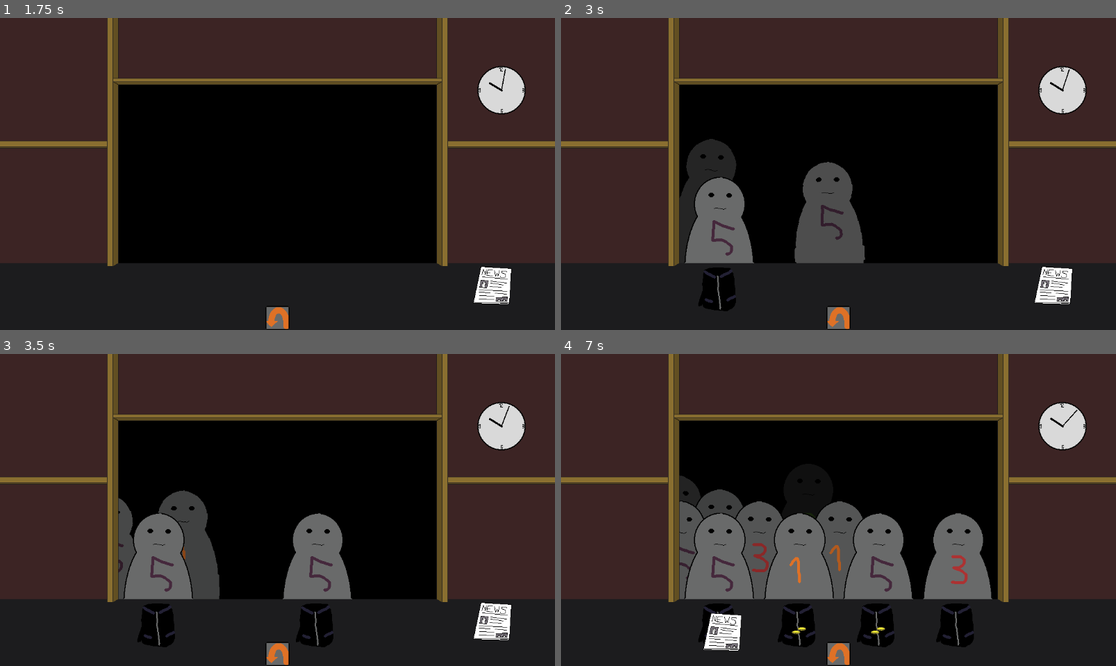
Above: before the commit, frames 1-4 (two rows, left to right).
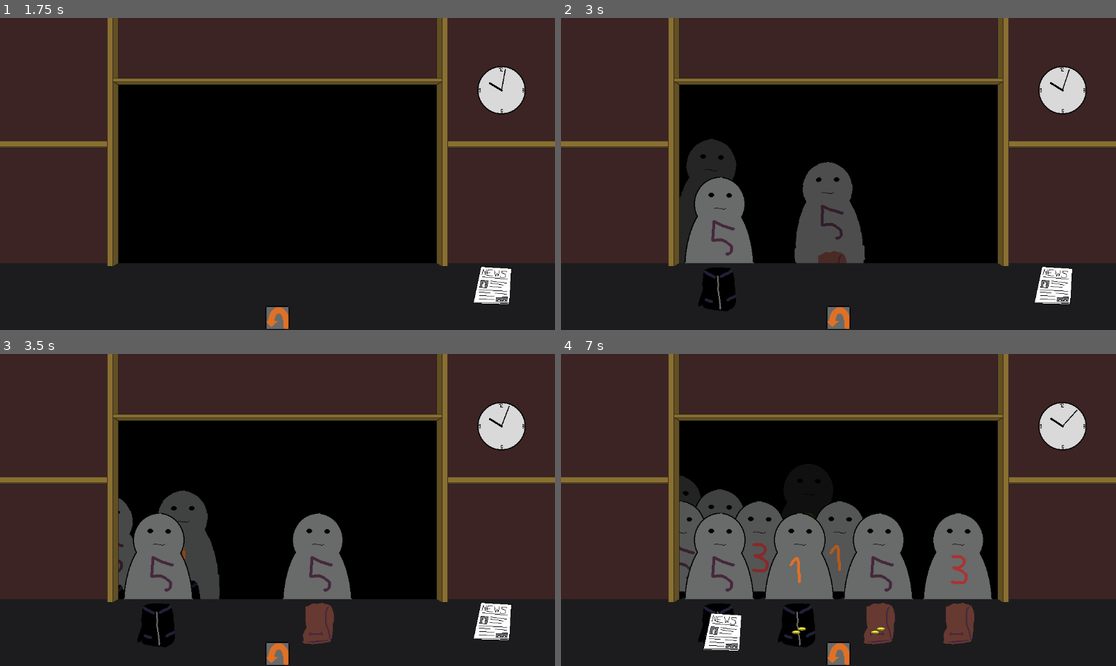
Above: after the commit, the same moments.

Repository: Reicher/cloakroom
Game: Godot game, scene res://scenes/game.tscn
Two runs of this game, one before a commit and one after it. Both use one fixed random seed, a clock stepped at 60 frames per second and the inputs below.
Inputs (mouse positions are in pixels of both pictures, inside the frame that each line leads up to):
- Up to frame 1 (1.75 s): click (277, 317) at 0.5 s; click (277, 317) at 1.25 s
- Up to frame 2 (3 s): click (838, 317) at 2 s; tap Enter at 2.75 s; move the mouse to (683, 108) at 2.77 s; click (683, 108) at 2.92 s
- Up to frame 3 (3.5 s): no input
- Up to frame 4 (7 s): move the mouse to (1049, 619) at 3.52 s; click (1049, 619) at 3.67 s; move the mouse to (721, 622) at 4.27 s; click (721, 622) at 4.42 s; move the mouse to (877, 622) at 5.02 s; click (877, 622) at 5.17 s; move the mouse to (799, 622) at 5.77 s; click (799, 622) at 5.92 s; move the mouse to (721, 628) at 6.52 s; click (721, 628) at 6.67 s

Frame 1 is identical in both runs. In frame 2, 0.2% of the frame differs, in the area x 46-52%, y 74-79%; in frame 3, 0.9%; in frame 4, 1.7%, in the area x 21-75%, y 75-94%.

Commit message:
Added wardrobe and did som cleanup

Diff:
--- a/scenes/pickableItems/black_jacket.tscn
+++ b/scenes/pickableItems/cloaks/jacket.tscn
@@ -1,13 +1,13 @@
 [gd_scene load_steps=4 format=3 uid="uid://p245wj4rkbuu"]
 
-[ext_resource type="PackedScene" uid="uid://v7a2fkcy3kfe" path="res://scenes/pickable_item.tscn" id="1_egffv"]
-[ext_resource type="Texture2D" uid="uid://bxnsho4cpv30r" path="res://assets/image/belongings.png" id="2_fy8ac"]
+[ext_resource type="PackedScene" uid="uid://v7a2fkcy3kfe" path="res://scenes/pickableItems/pickable_item.tscn" id="1_4k4hx"]
+[ext_resource type="Texture2D" uid="uid://cmcjfmimdkmpl" path="res://assets/image/belongings.png" id="2_qu0e5"]
 
 [sub_resource type="AtlasTexture" id="AtlasTexture_i6wjj"]
-atlas = ExtResource("2_fy8ac")
+atlas = ExtResource("2_qu0e5")
 region = Rect2(0, 0, 100, 100)
 
-[node name="PickableItem" instance=ExtResource("1_egffv")]
+[node name="PickableItem" instance=ExtResource("1_4k4hx")]
 
 [node name="Sprite2D" parent="." index="0"]
 texture = SubResource("AtlasTexture_i6wjj")
--- /dev/null
+++ b/scenes/pickableItems/cloaks/jacket2.tscn
@@ -0,0 +1,16 @@
+[gd_scene load_steps=4 format=3 uid="uid://g8w0h1oxg852"]
+
+[ext_resource type="PackedScene" uid="uid://v7a2fkcy3kfe" path="res://scenes/pickableItems/pickable_item.tscn" id="1_2rpyu"]
+[ext_resource type="Texture2D" uid="uid://cmcjfmimdkmpl" path="res://assets/image/belongings.png" id="2_t2pie"]
+
+[sub_resource type="AtlasTexture" id="AtlasTexture_s2a5q"]
+atlas = ExtResource("2_t2pie")
+region = Rect2(100, 0, 100, 100)
+
+[node name="PickableItem" instance=ExtResource("1_2rpyu")]
+
+[node name="Sprite2D" parent="." index="0"]
+texture = SubResource("AtlasTexture_s2a5q")
+
+[node name="CollisionPolygon2D" parent="Area2D" index="0"]
+polygon = PackedVector2Array(-23, -36, 8, -43, 29, -37, 35, -4, 28, 36, -26, 42, -29, 21, -22, 4)
--- a/scenes/pickableItems/money.tscn
+++ b/scenes/pickableItems/money.tscn
@@ -1,6 +1,6 @@
 [gd_scene load_steps=3 format=3 uid="uid://3jaosd11oj0w"]
 
-[ext_resource type="PackedScene" uid="uid://v7a2fkcy3kfe" path="res://scenes/pickable_item.tscn" id="1_4ua86"]
+[ext_resource type="PackedScene" uid="uid://v7a2fkcy3kfe" path="res://scenes/pickableItems/pickable_item.tscn" id="1_4ua86"]
 [ext_resource type="Texture2D" uid="uid://b05ekt3o0wlg1" path="res://assets/image/money.png" id="2_icva0"]
 
 [node name="Money" instance=ExtResource("1_4ua86")]
--- a/scenes/pickableItems/newspaper.tscn
+++ b/scenes/pickableItems/newspaper.tscn
@@ -1,6 +1,6 @@
 [gd_scene load_steps=4 format=3 uid="uid://rji8ei7xgoi4"]
 
-[ext_resource type="PackedScene" uid="uid://v7a2fkcy3kfe" path="res://scenes/pickable_item.tscn" id="1_splh6"]
+[ext_resource type="PackedScene" uid="uid://v7a2fkcy3kfe" path="res://scenes/pickableItems/pickable_item.tscn" id="1_splh6"]
 [ext_resource type="Texture2D" uid="uid://eeqixdr464j" path="res://assets/image/misc_items.png" id="2_bsyyq"]
 
 [sub_resource type="AtlasTexture" id="AtlasTexture_nkbww"]
--- a/scenes/pickableItems/ticket.tscn
+++ b/scenes/pickableItems/ticket.tscn
@@ -1,6 +1,6 @@
 [gd_scene load_steps=5 format=3 uid="uid://c6hokntlrt5rk"]
 
-[ext_resource type="PackedScene" uid="uid://v7a2fkcy3kfe" path="res://scenes/pickable_item.tscn" id="1_o6fba"]
+[ext_resource type="PackedScene" uid="uid://v7a2fkcy3kfe" path="res://scenes/pickableItems/pickable_item.tscn" id="1_o6fba"]
 [ext_resource type="Texture2D" uid="uid://cdy3abuyth3bb" path="res://assets/image/ticket.png" id="2_pek8y"]
 [ext_resource type="Script" path="res://scripts/ticket.gd" id="3_id8yh"]
 
--- a/scripts/guest.gd
+++ b/scripts/guest.gd
@@ -28,11 +28,13 @@
 	texture.region = Rect2(145 * (randi() % 5), 0, 145, 300)
 	self.texture = texture
 
-	var belongingScene = load("res://scenes/pickableItems/black_jacket.tscn")
-	belonging = belongingScene.instantiate()
-	belonging.visible = false
-	belonging.position = Vector2(0, 50)
-	add_child(belonging)
+	# Get a random cloak and add it as the guest's belonging
+	belonging = Wardrobe.new().get_random_cloak()
+	if belonging:
+		belonging.position = Vector2(0, 50)
+		add_child(belonging)
+	else:
+		print("No belonging created for the guest!")
 
 func notify_opening_hours(opens: int, closes: int):
 	var night_duration = closes - opens
--- /dev/null
+++ b/scripts/wardrobe.gd
@@ -0,0 +1,26 @@
+class_name Wardrobe
+
+# List of available cloaks
+var cloaks: Array[String] = []
+
+# Constructor: Initialize and load cloaks
+func _init():
+	var cloak_dir = "res://scenes/pickableItems/cloaks/"
+	var dir = DirAccess.open(cloak_dir)
+	if dir:
+		for file in dir.get_files():
+			if file.ends_with(".tscn"):
+				cloaks.append(cloak_dir + file)
+
+# Returns an instance of a random cloak
+func get_random_cloak() -> Node2D:
+	if cloaks.size() == 0:
+		push_error("No cloaks available!")
+		return null
+	var selected_cloak = cloaks.pick_random()
+	var cloak_scene = load(selected_cloak)
+	if cloak_scene:
+		return cloak_scene.instantiate() as Node2D
+	else:
+		push_error("Failed to load cloak: " + selected_cloak)
+		return null
Binary file removed: assets/image/club.png
Renamed: scenes/pickable_item.tscn -> scenes/pickableItems/pickable_item.tscn
